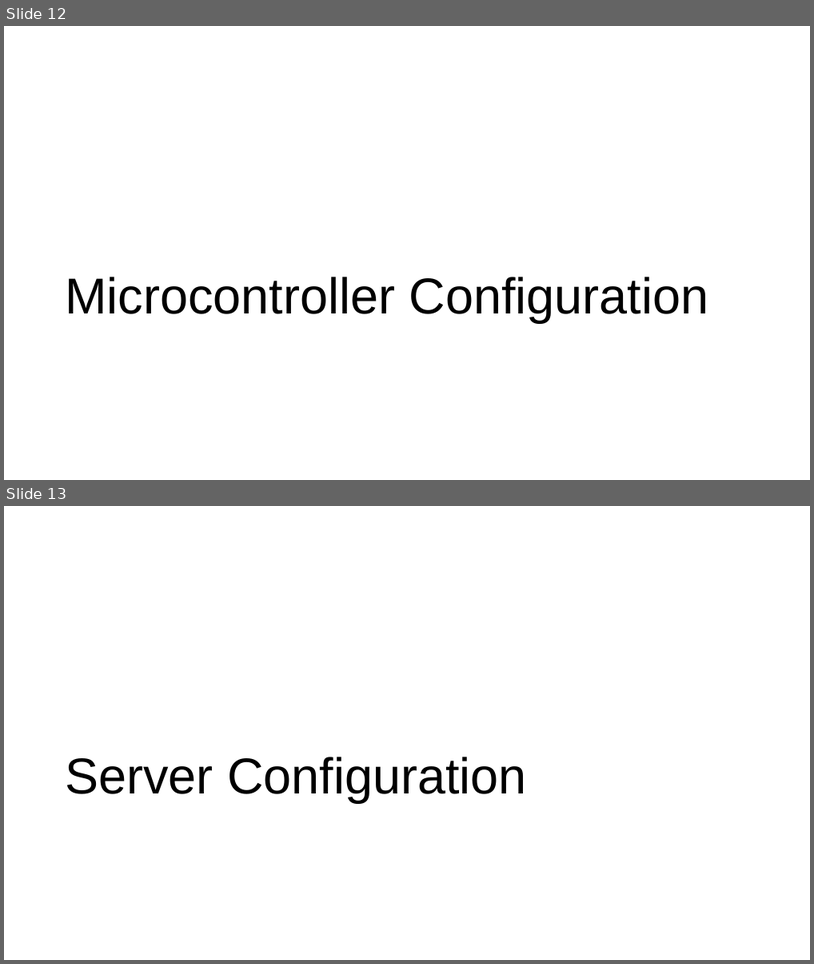
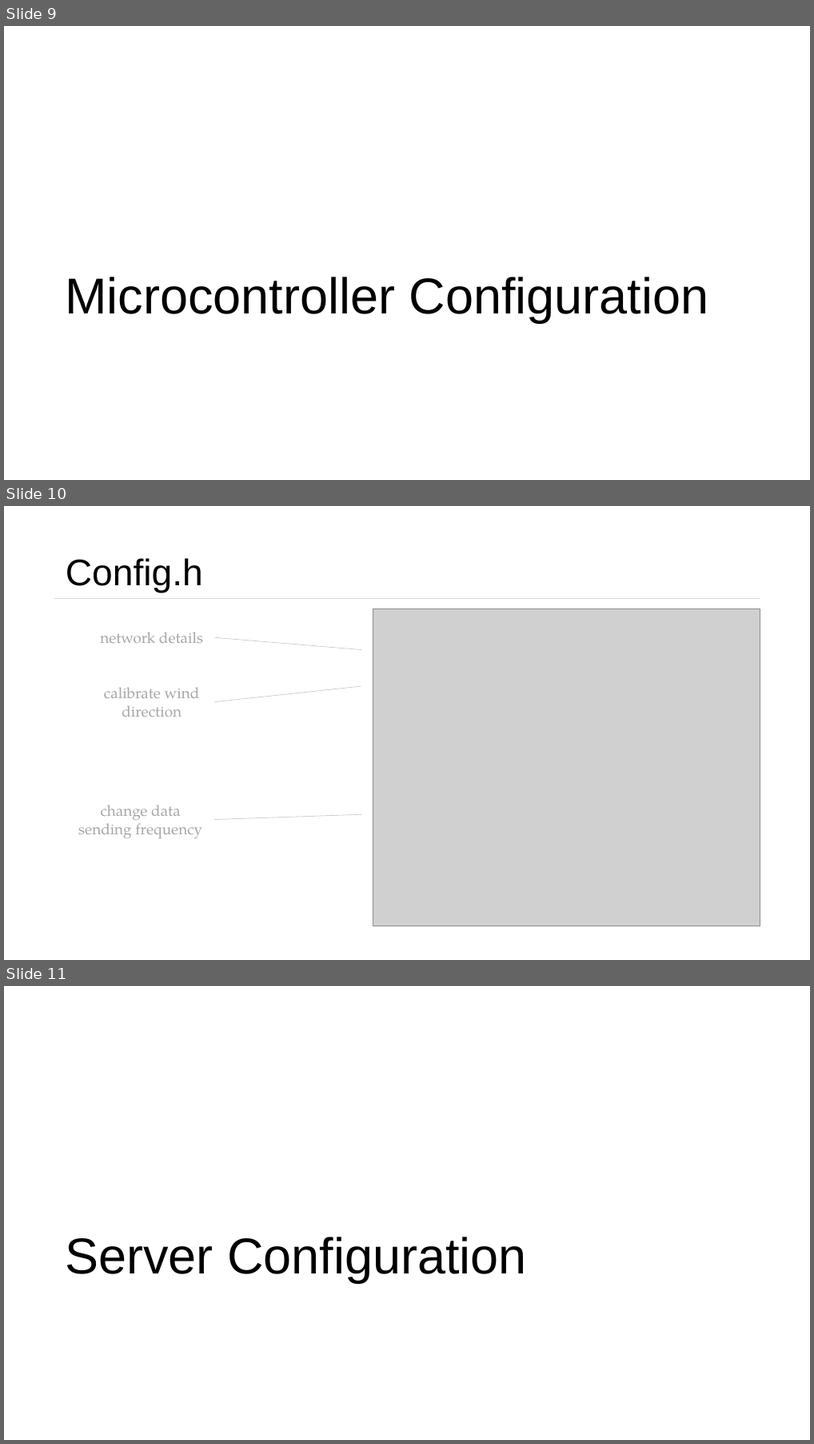
Before and after one commit to Vladnet47/Weather-Station, a slide deck: Presentation.pptx. Shown one above the other, each under a label of ours: slides 12 and 13 before the commit, slides 9, 10 and 11 after it. The pictures are 814x964 and 814x1444 pixels, drawn with LibreOffice and Linux fonts; fonts in the diff are those of the drawing; grey boxes stand for pictures. Boxes give left, top, right and bottom in pixels: in the first picture for what was removed or moved away, otherwise in the second. Text is boxed around its words. In the diff, an @@ line names an element or a change of style, - is before the commit and + after.

```diff
--- a/Presentation.pptx
+++ b/Presentation.pptx
@@ slide 10 added at bbox=[4, 506, 810, 960], background #FFFFFF @@
@@ title added at bbox=[66, 558, 203, 593], 44 pt, text #000000 @@
+Config.h
@@ line added from (54, 599) to (760, 599), #D9D9D9 0.5 pt @@
@@ picture added at bbox=[373, 609, 760, 926] @@
@@ text added at bbox=[100, 632, 203, 643], 18 pt, text #A6A6A6 @@
+network details
@@ line added from (215, 637) to (362, 649), #BFBFBF 0.5 pt @@
@@ text added at bbox=[104, 687, 200, 716], 18 pt, text #A6A6A6 @@
+calibrate wind direction
@@ line added from (215, 702) to (362, 686), #BFBFBF 0.5 pt @@
@@ text added at bbox=[78, 804, 202, 838], 18 pt, text #A6A6A6 @@
+change data sending frequency
@@ line added from (215, 820) to (362, 815), #BFBFBF 0.5 pt @@
@@ what was slide 12 is now slide 9 @@
@@ what was slide 13 is now slide 11 @@
```
Also in this commit, not shown: 1 slide changed, 6 other slides added.
